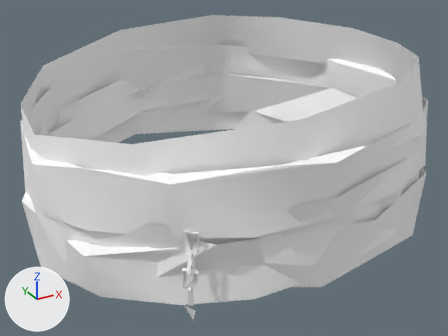
One commit to the glTF model web/public/assets/characters/v6/lod1/accessories/roblox/acc_bandage_blindfold.glb: the scene before it, then after it.
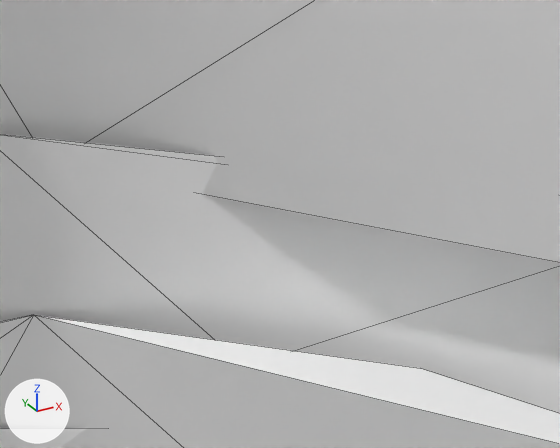
There are two pictures of each version: one whole from a 50 mm camera at (-0.3309, -0.5904, 1.0041) aimed at (-0.0063, -0.0001, 0.709), one close up from a 50 mm camera at (0.0761, 0.0453, 0.8516) aimed at (0.1496, 0.1789, 0.7848). Every picture has the same lights, and +X, +Y and +Z are marked at lower left. The last two pictures show the newer version. The close-ups show mesh edges as thin lines. Vertices at exactly the same position are counted once.

Before the edit, the objects in view are built like this:
```python
me_acc_bandage_blindfold_001 = bpy.data.meshes.new('acc_bandage_blindfold.001')
me_acc_bandage_blindfold_001.from_pydata(...)  # 176 vertices, 222 faces; spans x -0.23..0.234, y -0.221..0.245, z 0.636..0.848
me_acc_bandage_blindfold_001.materials.append(mat_m_acc)
# before: 60 (0.102, 0.21, 0.76) at pixel (33, 314), 64 (0.212, 0.078, 0.756), 65 (0.17, 0.154, 0.757) at pixel (420, 368)
ob_acc_bandage_blindfold = bpy.data.objects.new('acc_bandage_blindfold', me_acc_bandage_blindfold_001)
ob_acc_bandage_blindfold.location = (0.0, 0.0, 0.0)
```
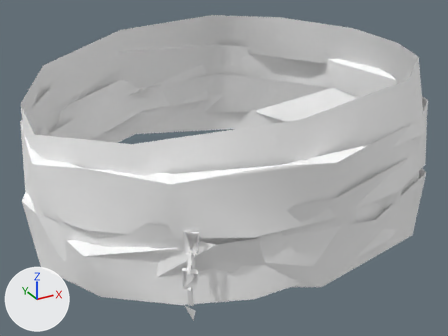
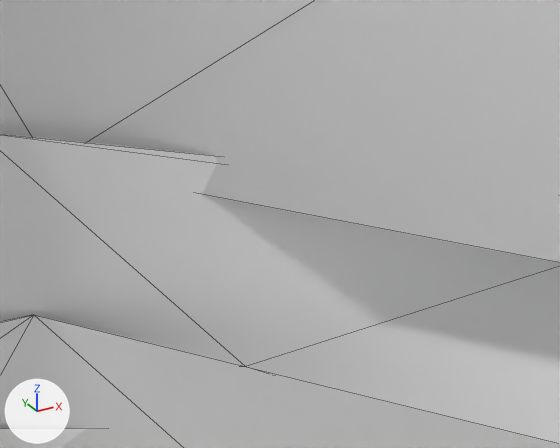
Changed parts and their boxes (x1, y1, x2, y2) in the close-ups (560 x 448 px):
part 1 of me_acc_bandage_blindfold_001, deleted: before (37, 315, 560, 444)

Patch to the scene script:
```diff
--- a/web/public/assets/characters/v6/lod1/accessories/roblox/acc_bandage_blindfold.glb.py
+++ b/web/public/assets/characters/v6/lod1/accessories/roblox/acc_bandage_blindfold.glb.py
@@ me_acc_bandage_blindfold_001 @@
 # used by ob_acc_bandage_blindfold; location = (0.0, 0.0, 0.0)
 # verts and faces of me_acc_bandage_blindfold_001; kept vertices keep their numbers, new ones are numbered from 176
-me_acc_bandage_blindfold_001.from_pydata(...)  # 176 vertices, 222 faces; spans x -0.23..0.234, y -0.221..0.245, z 0.636..0.848
+me_acc_bandage_blindfold_001.from_pydata(...)  # 175 vertices, 221 faces; spans x -0.23..0.234, y -0.221..0.245, z 0.636..0.848
+# me_acc_bandage_blindfold_001 part 1
+delete_vertices([65])  # with the faces that use them
 me_acc_bandage_blindfold_001.materials.append(mat_m_acc)
```
